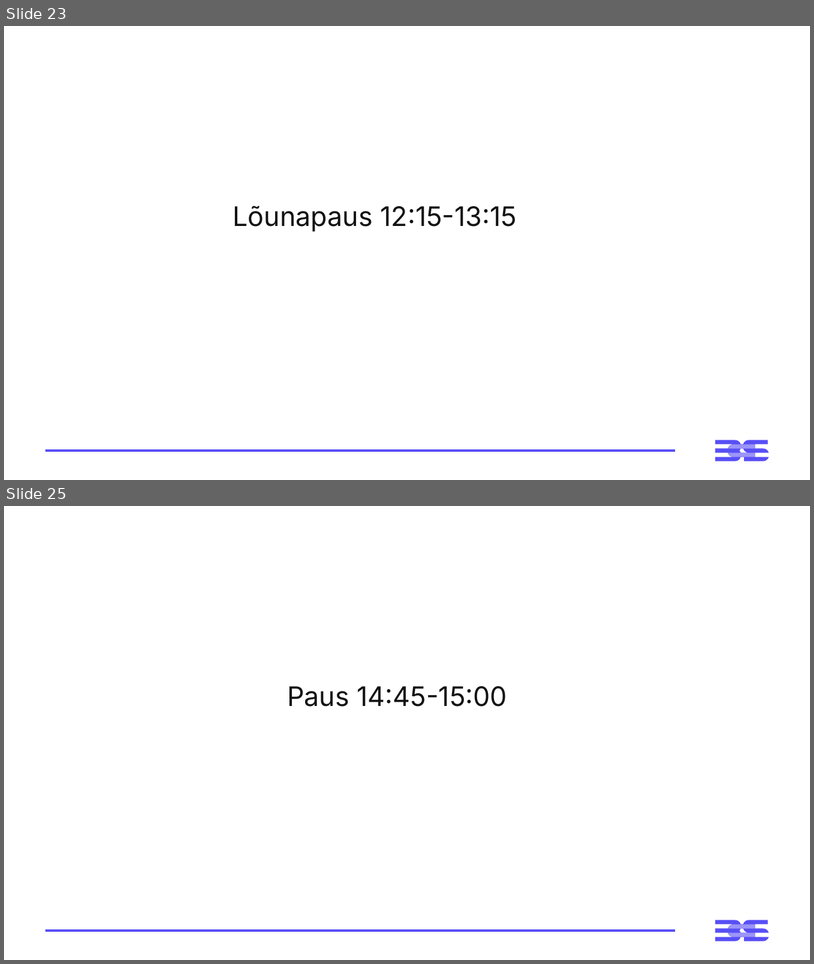
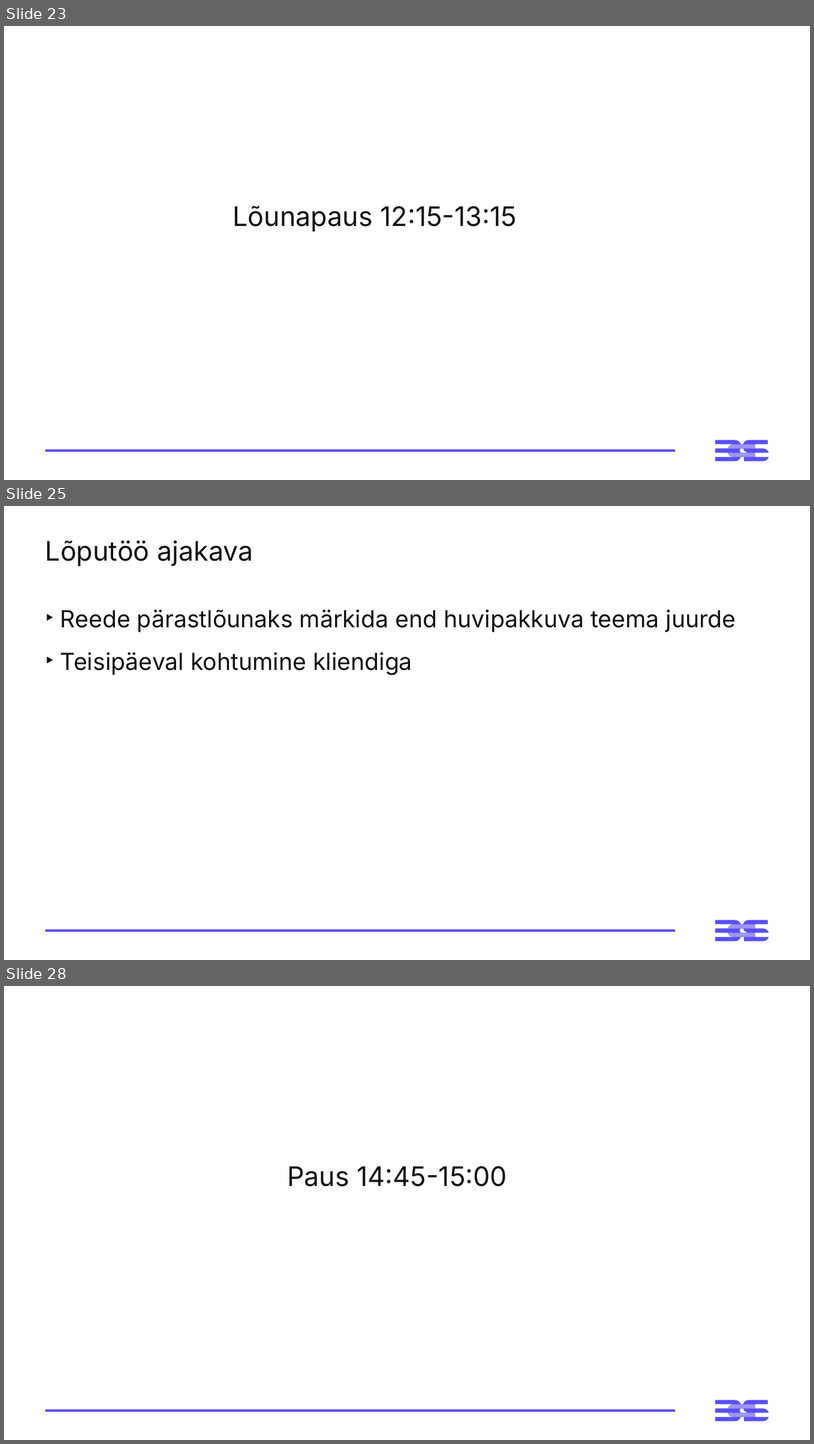
Before and after one commit to virverani/andmetarkus_2026_kevad, a slide deck: Day12/12-paev-andmetarkus-esitlus.pptx. Shown one above the other, each under a label of ours: slides 23 and 25 before the commit, slides 23, 25 and 28 after it; the slides between them are not shown. The pictures are 814x964 and 814x1444 pixels, drawn with LibreOffice and Linux fonts; fonts in the diff are those of the drawing. Boxes give left, top, right and bottom in pixels: in the first picture for what was removed or moved away, otherwise in the second. Text is boxed around its words. In the diff, an @@ line names an element or a change of style, - is before the commit and + after.

```diff
--- a/Day12/12-paev-andmetarkus-esitlus.pptx
+++ b/Day12/12-paev-andmetarkus-esitlus.pptx
@@ slide 25 added at (4,506,810,960), background #FFFFFF; not listed: 3 template elements that a slide beside it also shows @@
@@ title added at (45,540,253,566), 32 pt, text #121212 @@
+Lõputöö ajakava
@@ text added at (60,609,737,675), 28 pt, text #121212 @@
+‣ Reede pärastlõunaks märkida end huvipakkuva teema juurde
+‣ Teisipäeval kohtumine kliendiga
@@ what was slide 25 is now slide 28 @@
```
Also in this commit, not shown: 1 slide changed, 2 other slides added.
